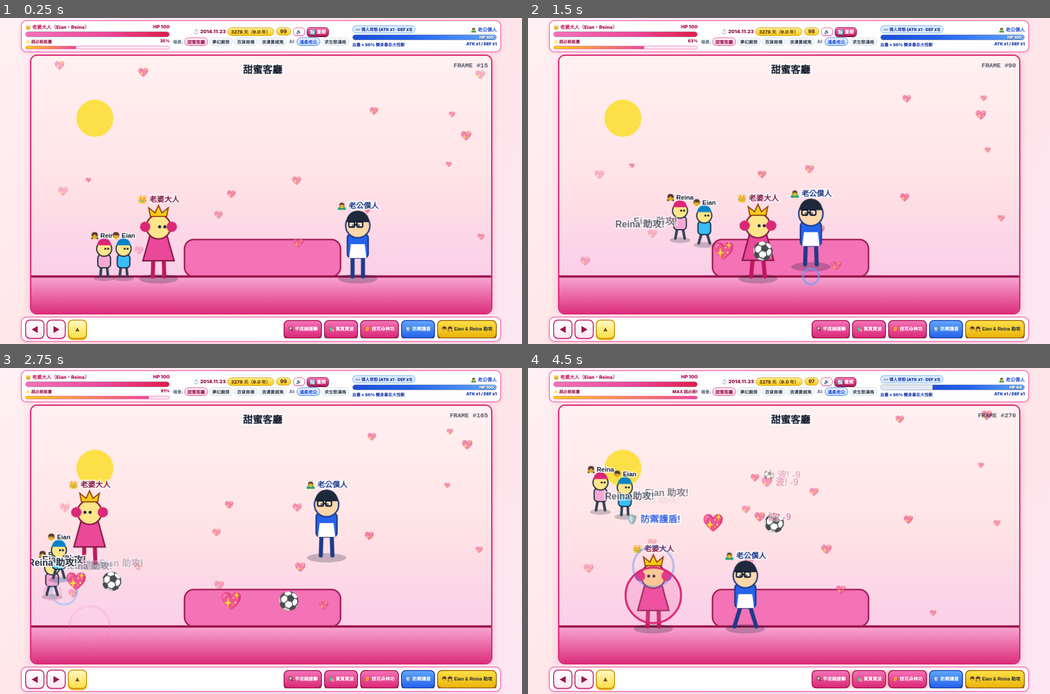
Above: before the commit, frames 1-4 (two rows, left to right).
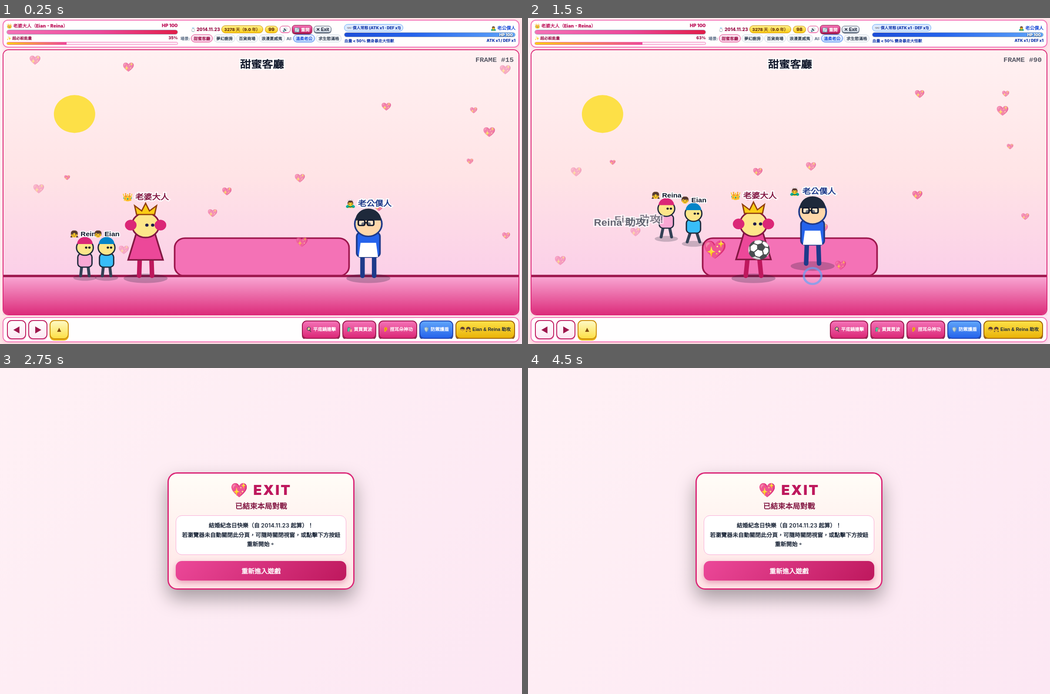
Above: after the commit, the same moments.

Repository: cashofer/anniversary_fight_game
Game: browser game, page index.html
Two runs of this game, one before a commit and one after it. Both use one fixed random seed, a clock stepped at 60 frames per second and the inputs below. When the page shows a pop-up message, it is drawn as a white box for half a second while everything else waits; a line starting with > is the answer the replay typed.
Inputs:
- Up to frame 1 (0.25 s): no input
- Up to frame 2 (1.5 s): hold Right from 1.03 s (still down); tap Space at 1.1 s
- Up to frame 3 (2.75 s): release Right at 1.53 s; hold Down 1.58-1.85 s; tap Space at 1.6, 2.1, 2.6 s; hold Left 1.9-2.47 s; click "🔄 重開" (after the commit: "✕ Exit") at 2.02 s; hold Up from 2.52 s (still down)
- Up to frame 4 (4.5 s): release Up at 2.82 s; hold Right 2.87-3.53 s; tap Space at 3.1, 3.6, 4.1 s; hold Up 3.58-3.82 s; hold Left 3.87-4.3 s; hold Down from 4.35 s (still down)

The runs differ from the first frame. In frame 1, 18% of the frame differs, in the area x 0-100%, y 0-100%; in frame 2, 18%; in frame 3, 36%, in the area x 4-96%, y 0-100%; in frame 4, 36%.

Commit message:
ndex.html

Diff:
--- a/index.html
+++ b/index.html
@@ -28,19 +28,19 @@
       touch-action: none;
     }
 
-    /* 橫向主容器：鎖定寬度與高度於可視區域內，避免裁切與溢出 */
+    /* 全畫面主容器：直屏與橫屏皆填滿可視區域，避免裁切與溢出 */
     .game-shell {
       width: 100vw;
       width: 100dvw;
       height: 100vh;
       height: 100dvh;
-      max-width: 1120px;
+      max-width: none;
       margin: 0 auto;
-      padding: calc(env(safe-area-inset-top, 0px) + 5px) calc(env(safe-area-inset-right, 0px) + 8px) calc(env(safe-area-inset-bottom, 0px) + 5px) calc(env(safe-area-inset-left, 0px) + 8px);
+      padding: calc(env(safe-area-inset-top, 0px) + 4px) calc(env(safe-area-inset-right, 0px) + 6px) calc(env(safe-area-inset-bottom, 0px) + 4px) calc(env(safe-area-inset-left, 0px) + 6px);
       display: flex;
       flex-direction: column;
       justify-content: space-between;
-      gap: 5px;
+      gap: 4px;
       overflow: hidden;
     }
 
@@ -48,13 +48,13 @@
     .top-hud-bar {
       background: rgba(255, 255, 255, 0.96);
       border: 2px solid #f472b6;
-      border-radius: 13px;
-      padding: 5px 8px;
+      border-radius: 12px;
+      padding: 4px 7px;
       display: grid;
-      grid-template-columns: 1.15fr auto 1.15fr;
+      grid-template-columns: 1.1fr auto 1.1fr;
       align-items: center;
-      gap: 7px;
-      box-shadow: 0 3px 10px rgba(219, 39, 119, 0.14);
+      gap: 6px;
+      box-shadow: 0 2px 8px rgba(219, 39, 119, 0.14);
       touch-action: none;
       z-index: 10;
     }
@@ -62,7 +62,7 @@
     .side-hud {
       display: flex;
       flex-direction: column;
-      gap: 3px;
+      gap: 2px;
       min-width: 0;
     }
 
@@ -70,8 +70,8 @@
       display: flex;
       align-items: center;
       justify-content: space-between;
-      gap: 4px;
-      font-size: 11px;
+      gap: 3px;
+      font-size: 10.5px;
       font-weight: 900;
     }
 
@@ -93,27 +93,125 @@
       display: flex;
       flex-direction: column;
       align-items: center;
-      gap: 3px;
+      gap: 2px;
     }
 
     .center-top-row {
       display: flex;
       align-items: center;
-      gap: 5px;
-      flex-wrap: nowrap;
+      gap: 4px;
+      flex-wrap: wrap;
+      justify-content: center;
     }
 
     .title-and-days {
       display: flex;
       align-items: center;
-      gap: 4px;
-      font-size: 11px;
+      gap: 3px;
+      font-size: 10px;
       font-weight: 900;
       color: #9d174d;
       white-space: nowrap;
     }
 
     .days-badge {
+      background: linear-gradient(180deg, #fef08a 0%, #facc15 100%);
+      color: #713f12;
+      border: 1.5px solid #ca8a04;
+      border-radius: 999px;
+      padding: 1px 6px;
+      font-size: 9.5px;
+      font-weight: 900;
+      white-space: nowrap;
+    }
+
+    .top-actions {
+      display: flex;
+      align-items: center;
+      gap: 3px;
+    }
+
+    .mini-btn {
+      border: 1.5px solid #db2777;
+      background: #ffffff;
+      color: #be185d;
+      border-radius: 7px;
+      padding: 1.5px 5px;
+      font-size: 10px;
+      font-weight: 800;
+      cursor: pointer;
+      touch-action: none;
+      box-shadow: 0 1.5px 0 #fbcfe8;
+      white-space: nowrap;
+    }
+
+    .mini-btn.reset {
+      background: linear-gradient(180deg, #f472b6 0%, #be185d 100%);
+      color: #ffffff;
+      border-color: #831843;
+      box-shadow: 0 1.5px 0 #831843;
+    }
+
+    .mini-btn.exit-btn {
+      background: linear-gradient(180deg, #f1f5f9 0%, #cbd5e1 100%);
+      color: #0f172a;
+      border-color: #475569;
+      box-shadow: 0 1.5px 0 #475569;
+    }
+
+    .mini-btn:active {
+      transform: translateY(1px);
+    }
+
+    .selectors-line {
+      display: flex;
+      align-items: center;
+      justify-content: center;
+      gap: 4px;
+      flex-wrap: wrap;
+    }
+
+    .pill-group {
+      display: flex;
+      align-items: center;
+      gap: 2px;
+      flex-wrap: wrap;
+      justify-content: center;
+    }
+
+    .selector-label {
+      font-size: 9.5px;
+      font-weight: 800;
+      color: #64748b;
+      white-space: nowrap;
+    }
+
+    .choice-pill {
+      border: 1.5px solid #cbd5e1;
+      background: #f8fafc;
+      color: #334155;
+      border-radius: 999px;
+      padding: 1px 5px;
+      font-size: 9.5px;
+      font-weight: 800;
+      white-space: nowrap;
+      cursor: pointer;
+      touch-action: none;
+    }
+
+    .choice-pill.stage-active {
+      background: linear-gradient(180deg, #fdf2f8 0%, #fbcfe8 100%);
+      border-color: #db2777;
+      color: #9d174d;
+    }
+
+    .choice-pill.ai-active {
+      background: linear-gradient(180deg, #eff6ff 0%, #bfdbfe 100%);
+      border-color: #2563eb;
+      color: #1d4ed8;
+    }
+
+    .timer-badge {
       background: linear-gradient(180deg, #fef08a 0%, #facc15 100%);
       color: #713f12;
       border: 1.5px solid #ca8a04;
@@ -124,103 +222,17 @@
       white-space: nowrap;
     }
 
-    .top-actions {
-      display: flex;
-      align-items: center;
-      gap: 4px;
-    }
-
-    .mini-btn {
-      border: 1.5px solid #db2777;
-      background: #ffffff;
-      color: #be185d;
-      border-radius: 8px;
-      padding: 2px 6px;
-      font-size: 10.5px;
-      font-weight: 800;
-      cursor: pointer;
-      touch-action: none;
-      box-shadow: 0 2px 0 #fbcfe8;
-      white-space: nowrap;
-    }
-
-    .mini-btn.reset {
-      background: linear-gradient(180deg, #f472b6 0%, #be185d 100%);
-      color: #ffffff;
-      border-color: #831843;
-      box-shadow: 0 2px 0 #831843;
-    }
-
-    .mini-btn:active {
-      transform: translateY(1px);
-    }
-
-    .selectors-line {
-      display: flex;
-      align-items: center;
-      justify-content: center;
-      gap: 6px;
-      flex-wrap: nowrap;
-    }
-
-    .pill-group {
-      display: flex;
-      align-items: center;
-      gap: 3px;
-    }
-
-    .selector-label {
-      font-size: 10px;
-      font-weight: 800;
-      color: #64748b;
-      white-space: nowrap;
-    }
-
-    .choice-pill {
-      border: 1.5px solid #cbd5e1;
-      background: #f8fafc;
-      color: #334155;
-      border-radius: 999px;
-      padding: 1px 6px;
-      font-size: 10px;
-      font-weight: 800;
-      white-space: nowrap;
-      cursor: pointer;
-      touch-action: none;
-    }
-
-    .choice-pill.stage-active {
-      background: linear-gradient(180deg, #fdf2f8 0%, #fbcfe8 100%);
-      border-color: #db2777;
-      color: #9d174d;
-    }
-
-    .choice-pill.ai-active {
-      background: linear-gradient(180deg, #eff6ff 0%, #bfdbfe 100%);
-      border-color: #2563eb;
-      color: #1d4ed8;
-    }
-
-    .timer-badge {
-      background: linear-gradient(180deg, #fef08a 0%, #facc15 100%);
-      color: #713f12;
-      border: 1.5px solid #ca8a04;
-      border-radius: 999px;
-      padding: 1px 8px;
-      font-size: 11.5px;
-      font-weight: 900;
-      white-space: nowrap;
-    }
-
     .status-chip {
       background: #dbeafe;
       color: #1e40af;
       border: 1px solid #60a5fa;
       border-radius: 999px;
-      padding: 1px 6px;
-      font-size: 9.5px;
+      padding: 1px 5px;
+      font-size: 9px;
       font-weight: 900;
       white-space: nowrap;
+      overflow: hidden;
+      text-overflow: ellipsis;
     }
 
     .status-chip.giant-active {
@@ -230,9 +242,9 @@
     }
 
     .hp-track {
-      height: 13px;
+      height: 11px;
       background: #e2e8f0;
-      border-radius: 7px;
+      border-radius: 6px;
       border: 1.5px solid #94a3b8;
       overflow: hidden;
       position: relative;
@@ -262,8 +274,8 @@
       inset: 0;
       display: flex;
       align-items: center;
-      padding: 0 6px;
-      font-size: 9.5px;
+      padding: 0 5px;
+      font-size: 9px;
       font-weight: 900;
       color: #ffffff;
       text-shadow: 0 1px 2px rgba(0, 0, 0, 0.75);
@@ -275,7 +287,7 @@
 
     /* 老婆大人超必殺能量條 */
     .super-track {
-      height: 8px;
+      height: 7px;
       background: #fce7f3;
       border-radius: 999px;
       border: 1px solid #f472b6;
@@ -291,18 +303,19 @@
     }
 
     .super-label {
-      font-size: 9.5px;
+      font-size: 9px;
       font-weight: 900;
       color: #9d174d;
       display: flex;
       justify-content: space-between;
-    }
-
-    /* 橫向 16:9 戰鬥舞台外框：自適應可用空間並維持橫向比例 */
+      gap: 4px;
+    }
+
+    /* 全畫面戰鬥舞台外框：直屏與橫屏皆填滿可用空間 */
     .stage-wrapper {
       position: relative;
       flex: 1 1 auto;
-      min-height: 150px;
+      min-height: 180px;
       width: 100%;
       display: flex;
       flex-direction: column;
@@ -311,37 +324,49 @@
       overflow: hidden;
     }
 
-    .rotate-hint-banner {
-      display: none;
-      position: absolute;
-      top: 6px;
-      left: 50%;
-      transform: translateX(-50%);
-      background: rgba(131, 24, 67, 0.9);
-      color: #fef08a;
-      border: 1.5px solid #facc15;
-      border-radius: 999px;
-      padding: 2px 10px;
-      font-size: 10px;
-      font-weight: 900;
-      white-space: nowrap;
-      z-index: 12;
-      pointer-events: none;
-    }
-
-    @media (orientation: portrait) and (max-width: 767px) {
-      .rotate-hint-banner {
-        display: block;
-      }
+    /* 直屏優先版面微調：讓舞台更高、控制列緊湊不擁擠 */
+    @media (orientation: portrait) {
       .top-hud-bar {
         grid-template-columns: 1fr 1fr;
+        gap: 4px 6px;
+        padding: 4px 6px;
       }
       .center-hud {
         grid-column: 1 / -1;
         order: -1;
       }
       .selectors-line {
-        flex-wrap: wrap;
+        gap: 3px 6px;
+      }
+      .touch-dock {
+        flex-direction: column;
+        align-items: stretch;
+        gap: 4px;
+        padding: 4px 6px;
+      }
+      .dpad-group {
+        justify-content: space-between;
+        gap: 6px;
+      }
+      .pad-btn {
+        flex: 1 1 0;
+        width: auto;
+        height: 38px;
+        font-size: 14px;
+        border-radius: 10px;
+      }
+      .skills-group {
+        justify-content: space-between;
+        flex-wrap: nowrap;
+        gap: 4px;
+      }
+      .skill-btn {
+        flex: 1 1 0;
+        min-width: 0;
+        height: 36px;
+        padding: 0 3px;
+        font-size: 9px;
+        border-radius: 9px;
       }
     }
 
@@ -350,13 +375,12 @@
       width: 100%;
       height: 100%;
       max-width: 100%;
-      aspect-ratio: 16 / 9;
       max-height: 100%;
       background: #fff1f2;
-      border: 3px solid #db2777;
-      border-radius: 16px;
+      border: 2.5px solid #db2777;
+      border-radius: 14px;
       overflow: hidden;
-      box-shadow: 0 6px 18px rgba(190, 24, 93, 0.2);
+      box-shadow: 0 4px 14px rgba(190, 24, 93, 0.18);
       touch-action: none;
     }
 
@@ -367,11 +391,11 @@
       touch-action: none;
     }
 
-    /* 底部左右分區橫向觸控列 */
+    /* 底部左右分區觸控列 */
     .touch-dock {
       background: rgba(255, 255, 255, 0.96);
       border: 2px solid #f472b6;
-      border-radius: 14px;
+      border-radius: 13px;
       padding: 5px 8px;
       display: flex;
       align-items: center;
@@ -481,7 +505,7 @@
       box-shadow: 0 1px 0 #831843;
     }
 
-    /* K.O. 紀念日條約彈窗 */
+    /* K.O. 紀念日條約彈窗與離開畫面 */
     .ko-modal {
       position: fixed;
       inset: 0;
@@ -547,11 +571,26 @@
       cursor: pointer;
       touch-action: none;
     }
+
+    .exit-screen {
+      position: fixed;
+      inset: 0;
+      background: linear-gradient(135deg, #fff1f5 0%, #fce7f3 100%);
+      display: none;
+      align-items: center;
+      justify-content: center;
+      padding: 20px;
+      z-index: 95;
+    }
+
+    .exit-screen.show {
+      display: flex;
+    }
   </style>
 </head>
 <body>
   <div class="game-shell">
-    <!-- 1. 橫向精湊頂部 HUD 列 -->
+    <!-- 1. 精湊頂部 HUD 列 -->
     <header class="top-hud-bar">
       <!-- 左側：老婆大人 HP & 超必殺能量條 -->
       <div class="side-hud">
@@ -571,7 +610,7 @@
         </div>
       </div>
 
-      <!-- 中央：結婚紀念日天數、倒數秒數、場景選擇、AI 難度、音效與重開 -->
+      <!-- 中央：結婚紀念日天數、倒數秒數、場景選擇、AI 難度、音效、重開與離開 -->
       <div class="center-hud">
         <div class="center-top-row">
           <div class="title-and-days">
@@ -582,6 +621,7 @@
           <div class="top-actions">
             <button id="soundToggleBtn" type="button" class="mini-btn" onclick="toggleSoundMode()">🔊</button>
             <button type="button" class="mini-btn reset" onclick="restartBattle()">🔄 重開</button>
+            <button type="button" class="mini-btn exit-btn" onclick="exitGame()">✕ Exit</button>
           </div>
         </div>
 
@@ -619,16 +659,15 @@
       </div>
     </header>
 
-    <!-- 2. 橫向 16:9 戰鬥畫布區 -->
+    <!-- 2. 全畫面戰鬥畫布區 -->
     <main class="stage-wrapper" id="stageWrapper">
-      <div class="rotate-hint-banner">📱 橫向螢幕遊玩體驗最佳！</div>
       <div class="canvas-stage-box" id="canvasStageBox">
         <canvas id="battleCanvas" width="800" height="450"></canvas>
       </div>
     </main>
 
-    <!-- 3. 底部左右分區橫向觸控控制區 -->
-    <footer class="touch-dock" aria-label="橫向觸控操作">
+    <!-- 3. 底部左右分區觸控控制區 -->
+    <footer class="touch-dock" aria-label="觸控操作">
       <div class="dpad-group">
         <button id="btnMoveLeft" type="button" class="pad-btn" aria-label="向左移動">◀</button>
         <button id="btnMoveRight" type="button" class="pad-btn" aria-label="向右移動">▶</button>
@@ -643,6 +682,19 @@
         <button id="btnKidsAssist" type="button" class="skill-btn assist-btn">👦👧 Eian &amp; Reina 助攻</button>
       </div>
     </footer>
+  </div>
+
+  <!-- 4. 離開遊戲畫面 -->
+  <div id="exitScreen" class="exit-screen" role="dialog" aria-modal="true" aria-labelledby="exitTitle">
+    <div class="ko-card">
+      <div class="ko-banner" style="color:#be185d;">💖 EXIT</div>
+      <div id="exitTitle" class="ko-title">已結束本局對戰</div>
+      <div class="ko-treaty">
+        結婚紀念日快樂（自 2014.11.23 起算）！<br />
+        若瀏覽器未自動關閉此分頁，可隨時關閉視窗，或點擊下方按鈕重新開始。
+      </div>
+      <button type="button" class="replay-big-btn" onclick="reenterGame()">重新進入遊戲</button>
+    </div>
   </div>
 
   <!-- 5. K.O. 紀念日條約彈窗 -->
@@ -756,8 +808,9 @@
     }
 
     // =========================================================================
-    // 3. 畫布尺寸與立即首幀繪製保證（不依賴 ResizeObserver 延遲）
+    // 3. 畫布尺寸與立即首幀繪製保證（直屏／橫屏皆全畫面填滿）
     // =========================================================================
+    const stageWrapper = document.getElementById("stageWrapper");
     const stageBox = document.getElementById("canvasStageBox");
     const canvas = document.getElementById("battleCanvas");
     const ctx = canvas.getContext("2d");
@@ -769,18 +822,10 @@
 
     function fitCanvasToContainer() {
       try {
-        const wrapW = stageWrapper ? stageWrapper.clientWidth : (window.innerWidth - 16);
-        const wrapH = stageWrapper ? stageWrapper.clientHeight : (window.innerHeight - 150);
-        const availW = Math.max(240, wrapW || 800);
-        const availH = Math.max(135, wrapH || 450);
-
-        // 嚴格維持 16:9 橫向比例並填滿可用空間
-        let targetW = availW;
-        let targetH = Math.round(targetW * 9 / 16);
-        if (targetH > availH) {
-          targetH = availH;
-          targetW = Math.round(targetH * 16 / 9);
-        }
+        const wrapW = stageWrapper ? stageWrapper.clientWidth : (window.innerWidth - 12);
+        const wrapH = stageWrapper ? stageWrapper.clientHeight : (window.innerHeight - 170);
+        const targetW = Math.max(220, Math.floor(wrapW || 800));
+        const targetH = Math.max(150, Math.floor(wrapH || 450));
 
         const dpr = Math.min(window.devicePixelRatio || 1, 2);
         if (stageBox) {
@@ -789,8 +834,8 @@
         }
         canvas.style.width = targetW + "px";
         canvas.style.height = targetH + "px";
-        canvas.width = Math.max(1, Math.round(WORLD_W * dpr));
-        canvas.height = Math.max(1, Math.round(WORLD_H * dpr));
+        canvas.width = Math.max(1, Math.round(targetW * dpr));
+        canvas.height = Math.max(1, Math.round(targetH * dpr));
       } catch (err) {
         canvas.width = WORLD_W;
         canvas.height = WORLD_H;
@@ -808,19 +853,6 @@
         fitCanvasToContainer();
       });
       ro.observe(stageWrapper);
-    }
-
-    fitCanvasToContainer();
-    window.addEventListener("resize", fitCanvasToContainer);
-    window.addEventListener("orientationchange", function () {
-      fitCanvasToContainer();
-      setTimeout(fitCanvasToContainer, 80);
-    });
-    if (typeof ResizeObserver !== "undefined" && stageBox) {
-      const ro = new ResizeObserver(function () {
-        fitCanvasToContainer();
-      });
-      ro.observe(stageBox);
     }
 
     // =========================================================================
@@ -871,7 +903,7 @@
 
     let currentStageKey = "living";
     let aiDifficulty = "gentle"; // "gentle" | "survival"
-    let battleStatus = "active"; // "active" | "finished"
+    let battleStatus = "active"; // "active" | "finished" | "exited"
     let remainingTime = 99;
     let timeAcc = 0;
     let frameCounter = 0;
@@ -915,6 +947,29 @@
         }
       });
       playSynthTone(480, 0.07, "sine", 0.08);
+    }
+
+    function exitGame() {
+      moveInput.left = false;
+      moveInput.right = false;
+      if (!window.confirm("確定要離開遊戲嗎？")) return;
+      battleStatus = "exited";
+      const modalEl = document.getElementById("koModal");
+      if (modalEl) modalEl.classList.remove("show");
+      const exitEl = document.getElementById("exitScreen");
+      if (exitEl) exitEl.classList.add("show");
+      try {
+        window.close();
+      } catch (err) {
+        // 瀏覽器限制關閉分頁時保留離開畫面提示
+      }
+    }
+
+    function reenterGame() {
+      const exitEl = document.getElementById("exitScreen");
+      if (exitEl) exitEl.classList.remove("show");
+      restartBattle();
+      fitCanvasToContainer();
     }
 
     // =========================================================================
@@ -1178,14 +1233,12 @@
         const bobY = this.grounded && Math.abs(this.vx) < 8 ? Math.sin(this.breatheCycle) * 2.0 : 0;
         const stepSwing = Math.sin(this.walkCycle) * 9;
 
-        // 地面陰影
         c.fillStyle = "rgba(15, 23, 42, 0.24)";
         c.beginPath();
         c.ellipse(0, 4, 34 * scaleFactor, 8 * scaleFactor, 0, 0, Math.PI * 2);
         c.fill();
 
         if (this.isQueen) {
-          // 老婆大人：粉紅禮服、雙馬尾與皇冠
           c.strokeStyle = "#be185d";
           c.lineWidth = 7;
           c.lineCap = "round";
@@ -1262,7 +1315,6 @@
           c.fillStyle = "#831843";
           c.fillText("👑 老婆大人", 0, headY - 43);
         } else {
-          // 老公僕人 / 低於 50% 血量變身大怪獸（皆配戴清晰眼鏡）
           c.save();
           c.scale(scaleFactor, scaleFactor);
 
@@ -1346,7 +1398,6 @@
           c.arc(this.facing * 5 + 6, headY, 2.8, 0, Math.PI * 2);
           c.fill();
 
-          // 老公僕人眼鏡
           const gx = this.facing * 5 + 1.5;
           c.fillStyle = "rgba(255, 255, 255, 0.4)";
           c.strokeStyle = this.giantMonster ? "#fef08a" : "#0f172a";
@@ -1569,7 +1620,6 @@
     function inflictDamage(attacker, defender, rawDamage, hitText) {
       if (!defender || battleStatus !== "active") return;
 
-      // 老公僕人變身大怪獸時防禦力加倍（DEF x2 -> 承傷減半 0.5x）
       const defMult = (!defender.isQueen && defender.giantMonster) ? 0.5 : 1.0;
       let finalDmg = Math.max(1, Math.round(rawDamage * defMult));
 
@@ -1858,7 +1908,7 @@
     }
 
     function openKoModal() {
-      if (battleStatus === "finished") return;
+      if (battleStatus !== "active") return;
       battleStatus = "finished";
       playActionSfx("ko");
 
